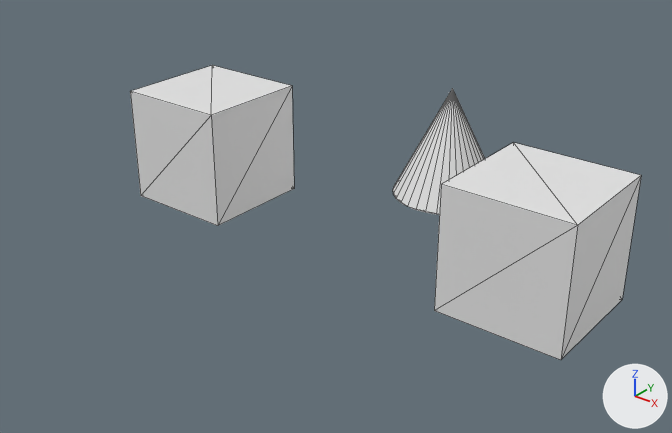
The OBJ model assets/models/shapes.obj: old version first, new version second.
Before and after are seen from a camera (50 mm lens) standing at (8.25, -10.94, 6.12) and looking at (0.25, -0.94, -0.07). The lights are fixed; the arrows at lower right show +X, +Y and +Z. Mesh edges are drawn as thin lines. Where no turn or scale is listed for an object, it has been applied to the vertices.

The older version as bpy lines, for what is in view:
```python
me_cone = bpy.data.meshes.new('Cone')
me_cone.from_pydata(...)  # a 32-sided cone pointing to +z spanning x -1.0..1.0, y 1.66..3.66, z -1.0..1.0
me_cone.materials.append(mat_material)  # white #e7e7e7
me_cube = bpy.data.meshes.new('Cube')
me_cube.from_pydata(...)  # a box spanning x -4.3..-2.3, y -1.0..1.0, z -1.0..1.0
me_cube.materials.append(mat_material)  # white #e7e7e7
me_cube_001 = bpy.data.meshes.new('Cube.001')
me_cube_001.from_pydata(...)  # a box spanning x 2.12..4.12, y -1.0..1.0, z -1.0..1.0
me_cube_001.materials.append(mat_material)  # white #e7e7e7
ob_cone = bpy.data.objects.new('Cone', me_cone)
ob_cone.location = (0.0, 0.0, 0.0)
ob_cube = bpy.data.objects.new('Cube', me_cube)
ob_cube.location = (0.0, 0.0, 0.0)
ob_cube_001 = bpy.data.objects.new('Cube.001', me_cube_001)
ob_cube_001.location = (0.0, 0.0, 0.0)
```
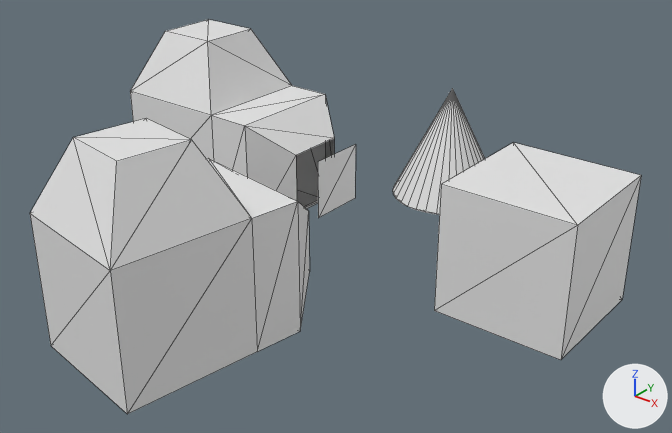
What differs and where, as boxes [x1, y1, x2, y2] in the pictures (672 x 433 px):
'Cube.002', added: after [30, 118, 310, 414]
'Cube', reshaped: before [130, 65, 294, 226]; after [130, 20, 334, 209]
'Cube.003', added: after [318, 144, 356, 218]
part 1 of me_cube, built on: before [131, 65, 294, 225]; after [130, 20, 334, 209]

The change, as a list of edits to the scene's bpy script:
```text
Add mat_material_001:
    mat_material_001 = principled_material('Material.001')
    mat_material_001.base_color = (0.8, 0.8, 0.8)  # white #e7e7e7
Change me_cube:
    used by ob_cube; location = (0.0, 0.0, 0.0)
    remove me_cube.from_pydata(...)  # 8 vertices, 12 faces; spans x -4.3..-2.3, y -1.0..1.0, z -1.0..1.0
    add me_cube.from_pydata(...)  # 20 vertices, 34 faces; spans x -4.3..-0.93, y -1.0..1.0, z -1.0..2.04
    me_cube part 1
    4 faces are deleted
    12 vertices are added at x -3.81..-0.93, y -1.0..1.0, z -1.0..2.04
    26 new faces join them
Add me_cube_003:
    me_cube_003.from_pydata([(-0.478, 0.491, 0.491), (-0.478, 0.491, -0.491), (-0.478, -0.491, 0.491), (-0.478, -0.491, -0.491)], [], [(0, 3, 1), (0, 2, 3)])
    me_cube_003.materials.append(mat_material)  # white #e7e7e7
Add me_cube_002:
    me_cube_002.from_pydata(...)  # 20 vertices, 36 faces; spans x -1.45..0.96, y -5.35..-1.78, z -1.0..2.04
    me_cube_002.materials.append(mat_material_001)  # white #e7e7e7
Add ob_cube_003:
    ob_cube_003 = bpy.data.objects.new('Cube.003', me_cube_003)
    ob_cube_003.location = (0.0, 0.0, 0.0)
Add ob_cube_002:
    ob_cube_002 = bpy.data.objects.new('Cube.002', me_cube_002)
    ob_cube_002.location = (0.0, 0.0, 0.0)
```
